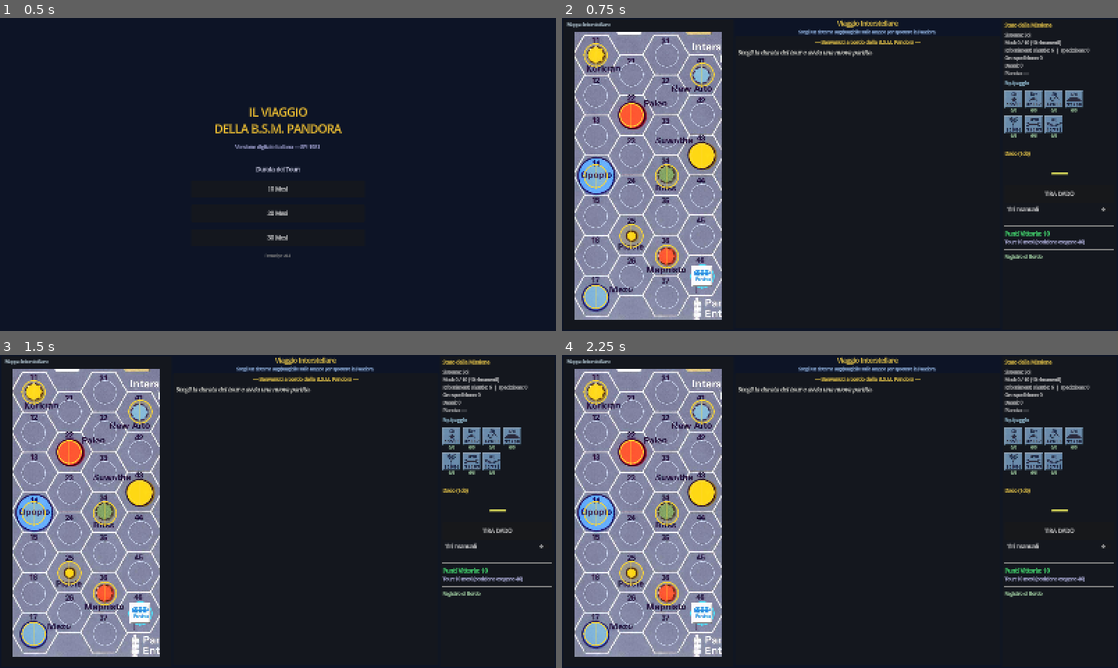
Above: before the commit, frames 1-4 (two rows, left to right).
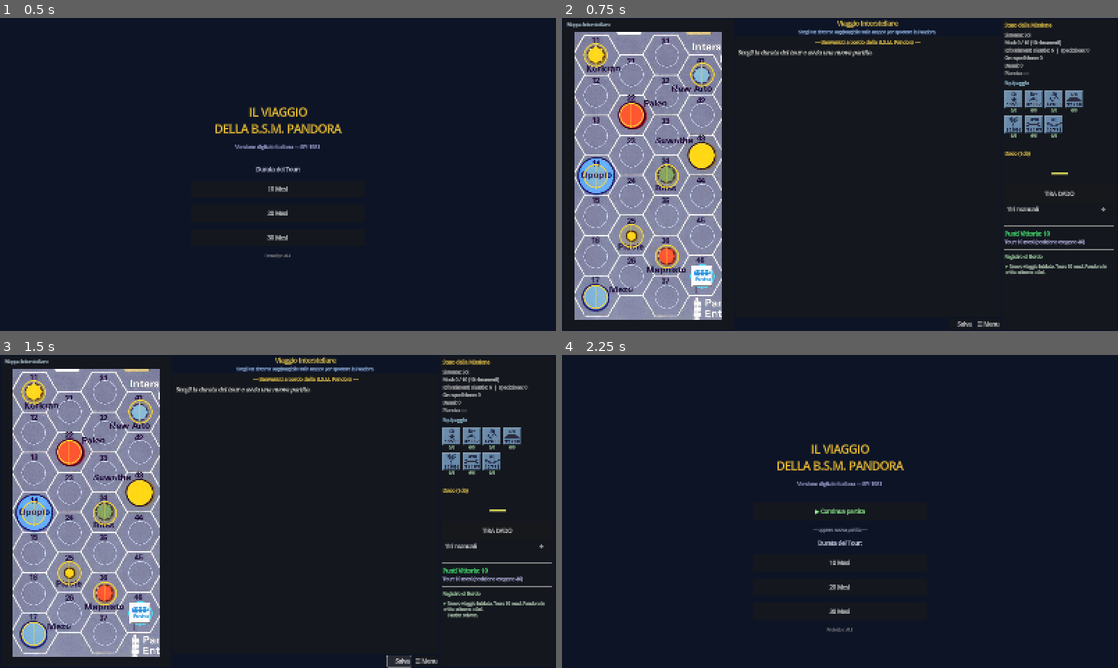
Above: after the commit, the same moments.

Repository: Tannoiser2/voyage-of-BSM-Pandora
Game: Godot game, scene res://scenes/Main.tscn
Two runs of this game, one before a commit and one after it. Both use one fixed random seed, a clock stepped at 60 frames per second and the inputs below.
Inputs (mouse positions are in pixels of both pictures, inside the frame that each line leads up to):
- Up to frame 1 (0.5 s): no input
- Up to frame 2 (0.75 s): click "10 Mesi" at 0.5 s
- Up to frame 3 (1.5 s): click (400, 661) at 1.25 s, where only the run after the commit has a clickable "💾 Salva"
- Up to frame 4 (2.25 s): click (990, 661) at 2 s, where only the run after the commit has a clickable "☰ Menu"

Frame 1 is identical in both runs. In frame 2, 0.3% of the frame differs, in the area x 71-98%, y 78-99%; in frame 3, 0.5%; in frame 4, 30%, in the area x 0-100%, y 0-97%.

Commit message:
Salvataggio/caricamento, audio di feedback e diario di bordo persistente
Salva/Carica (1):
- GameState.save_game/load_game/has_save: serializza l'intero stato su
  user://savegame.json (tour, posizione, equipaggio, spedizione, incontro,
  environ_grid, diario). Numeri JSON ricondotti a int; chiavi environ a intero.
- MainMenu: «Continua partita» se esiste un salvataggio.
- GameScreen: pulsanti «Salva» e «Menu» nella barra azioni.

Audio/feedback (4):
- Effetti WAV generati (click, page, encounter, success, hit, save) in
  assets/audio, caricati all'avvio e riprodotti sugli eventi chiave
  (incontro, esito combattimento, cambio paragrafo, salvataggio).
- Transizione di dissolvenza del testo al cambio paragrafo.
- Degrada in silenzio se un asset non è disponibile.

Diario di bordo (2):
- Registro ricostruito da log_entries all'avvio/caricamento, con icone e
  colori per categoria (incontro, PV, danni, navigazione, salvataggio).

https://claude.ai/code/session_01S8moVytLqzBh7UZi8APKk5

Diff:
--- a/godot/scripts/GameScreen.gd
+++ b/godot/scripts/GameScreen.gd
@@ -19,6 +19,10 @@
 var _prep_updating: bool = false
 var choices_box: VBoxContainer
 
+# Audio: effetti brevi caricati all'avvio (feedback sugli eventi chiave)
+var sfx: AudioStreamPlayer
+var _sounds: Dictionary = {}
+
 # Overlay della mappa interstellare reale (Voyage Map.jpg)
 # Coordinate ricavate per calibrazione dai cerchi dei sistemi stellari sull'originale.
 const INTER_REGION := Rect2(34, 1346, 336, 656)
@@ -31,7 +35,9 @@
 
 func _ready() -> void:
 	_build_ui()
+	_init_audio()
 	_connect_signals()
+	_render_full_log()
 	_update_display()
 	# Ripristina la visualizzazione corrente al (ri)entro nella scena
 	if not GameState.current_creature.is_empty():
@@ -303,6 +309,23 @@
 	btn_repair.visible = false
 	btn_repair.pressed.connect(_on_repair)
 	actions_hbox.add_child(btn_repair)
+
+	# Spaziatore per spingere Salva/Menu a destra
+	var spacer := Control.new()
+	spacer.size_flags_horizontal = Control.SIZE_EXPAND_FILL
+	actions_hbox.add_child(spacer)
+
+	var btn_save := Button.new()
+	btn_save.name = "BtnSave"
+	btn_save.text = "💾 Salva"
+	btn_save.pressed.connect(_on_save)
+	actions_hbox.add_child(btn_save)
+
+	var btn_menu := Button.new()
+	btn_menu.name = "BtnMenu"
+	btn_menu.text = "☰ Menu"
+	btn_menu.pressed.connect(_on_menu)
+	actions_hbox.add_child(btn_menu)
 
 	# (Il Registro di Bordo è nel pannello destro, in basso.)
 
@@ -744,6 +767,30 @@
 			else:
 				_refresh_environ_buttons()
 
+func _init_audio() -> void:
+	sfx = AudioStreamPlayer.new()
+	sfx.name = "Sfx"
+	add_child(sfx)
+	for key in ["click", "page", "encounter", "success", "hit", "save"]:
+		var p := "res://assets/audio/%s.wav" % key
+		if ResourceLoader.exists(p):
+			_sounds[key] = load(p)
+
+# Riproduce un effetto sonoro (no-op se l'asset non è disponibile).
+func _play(key: String) -> void:
+	if sfx and _sounds.has(key):
+		sfx.stream = _sounds[key]
+		sfx.play()
+
+# Breve dissolvenza in entrata del testo del paragrafo, come "cambio pagina".
+func _flash_paragraph() -> void:
+	var pd := find_child("ParagraphText", true, false) as Control
+	if not pd:
+		return
+	pd.modulate = Color(1, 1, 1, 0.15)
+	var tw := create_tween()
+	tw.tween_property(pd, "modulate", Color(1, 1, 1, 1), 0.22)
+
 func _connect_signals() -> void:
 	GameState.phase_changed.connect(_on_phase_changed)
 	GameState.state_updated.connect(_update_display)
@@ -753,6 +800,11 @@
 	GameState.encounter_ended.connect(_on_encounter_ended)
 	GameState.environ_changed.connect(_on_environ_changed)
 	GameState.die_rolled.connect(_on_die_rolled)
+	GameState.combat_resolved.connect(_on_combat_resolved)
+	GameState.game_saved.connect(func(): _play("save"))
+
+func _on_combat_resolved(result: String, _detail: String) -> void:
+	_play("success" if result in ["AE", "DR"] else "hit")
 
 func _on_environ_changed() -> void:
 	_update_left_panel_mode()
@@ -1457,7 +1509,15 @@
 	GameState.repair_gear()
 	_show_expedition_panel()
 
+func _on_save() -> void:
+	GameState.save_game()
+
+func _on_menu() -> void:
+	# Torna al menu principale (lo stato resta in memoria; usa Salva per conservarlo).
+	get_tree().change_scene_to_file("res://scenes/MainMenu.tscn")
+
 func _on_encounter_started(creature_name: String) -> void:
+	_play("encounter")
 	_clear_choices()
 	var cdata := GameData.get_creature(creature_name)
 	var title_lbl := find_child("ParaTitle", true, false) as Label
@@ -1578,6 +1638,8 @@
 	return s
 
 func _on_paragraph_request(para_num: int) -> void:
+	_play("page")
+	_flash_paragraph()
 	current_para_num = para_num
 	var text := GameData.get_paragraph_text(para_num)
 
@@ -1682,6 +1744,7 @@
 	if lbl: lbl.visible = false
 
 func _on_choice_selected(para: int) -> void:
+	_play("click")
 	GameState.show_paragraph(para)
 
 func _on_meta_clicked(meta) -> void:
@@ -1689,9 +1752,37 @@
 	if n > 0:
 		GameState.show_paragraph(n)
 
+# Colore/icona per la voce di diario in base al contenuto (regola: solo estetica).
+func _log_decorate(msg: String) -> String:
+	var low := msg.to_lower()
+	var icon := "▸"
+	var col := "#aaffaa"
+	if "incontro" in low or "creatura" in low:
+		icon = "✦"; col = "#ffd24d"
+	elif "punti vittoria" in low or " pv" in low or "+pv" in low:
+		icon = "★"; col = "#ffe27a"
+	elif "salvata" in low or "caricata" in low:
+		icon = "💾"; col = "#9fc6e0"
+	elif "ucciso" in low or "danno" in low or "resistenza" in low or "danneggiat" in low:
+		icon = "✖"; col = "#ff8866"
+	elif "arriva" in low or "orbita" in low or "spedizione" in low or "atterr" in low:
+		icon = "➤"; col = "#9fe0a0"
+	return "[color=%s]%s[/color] %s" % [col, icon, msg]
+
+# Ricostruisce l'intero Registro di Bordo dalle voci salvate (usato all'avvio
+# e dopo un caricamento di partita).
+func _render_full_log() -> void:
+	if not log_display:
+		return
+	log_display.clear()
+	var lines: Array = []
+	for e in GameState.log_entries:
+		lines.append(_log_decorate(str(e)))
+	log_display.append_text("\n".join(lines))
+
 func _on_message(msg: String) -> void:
 	if log_display:
-		log_display.append_text("\n[color=#aaffaa]▸[/color] " + msg)
+		log_display.append_text("\n" + _log_decorate(msg))
 
 	var hint_lbl := find_child("DiceHint", true, false) as Label
 	if hint_lbl and GameState.awaiting_die_roll:
--- a/godot/scripts/GameState.gd
+++ b/godot/scripts/GameState.gd
@@ -7,6 +7,7 @@
 signal encounter_started(creature_name: String)
 signal encounter_ended
 signal combat_resolved(result: String, detail: String)
+signal game_saved
 
 enum Phase {
 	MAIN_MENU,
@@ -121,6 +122,119 @@
 
 	set_phase(Phase.INTERSTELLAR)
 	add_log("Nuovo viaggio iniziato. Tour: %d mesi. Pandora in orbita attorno a Sol." % tour_length)
+
+# --- Salvataggio / caricamento della partita -------------------------------
+const SAVE_PATH := "user://savegame.json"
+const SAVE_VERSION := 1
+
+func has_save() -> bool:
+	return FileAccess.file_exists(SAVE_PATH)
+
+# Serializza l'intero stato di gioco su disco (user://). Restituisce true se ok.
+func save_game() -> bool:
+	var d := {
+		"version": SAVE_VERSION,
+		"saved_at": Time.get_datetime_string_from_system(),
+		"tour_length": tour_length, "tour_set": tour_set,
+		"tour_months_used": tour_months_used, "expedition_hours": expedition_hours,
+		"shuttle_supply": shuttle_supply, "expedition_supply": expedition_supply,
+		"victory_points": victory_points,
+		"pandora_hex": pandora_hex, "current_system": current_system, "current_planet": current_planet,
+		"current_phase": int(current_phase), "current_paragraph": current_paragraph,
+		"awaiting_die_roll": awaiting_die_roll, "pending_die_purpose": pending_die_purpose,
+		"manual_dice": manual_dice,
+		"crew": crew, "visited_systems": visited_systems, "log_entries": log_entries,
+		"planet_attrs": planet_attrs, "planet_gravity": planet_gravity,
+		"shuttle_capacity": shuttle_capacity, "expedition_units": expedition_units,
+		"expedition_gear": expedition_gear, "damaged_gear": damaged_gear,
+		"planned_supply": planned_supply,
+		"current_creature": current_creature, "creature_rating": creature_rating,
+		"damage_points": damage_points, "captured_creatures": captured_creatures,
+		"creature_attr_cache": creature_attr_cache,
+		"pending_combat_shift": pending_combat_shift, "pending_no_capture": pending_no_capture,
+		"pending_kill_as_capture": pending_kill_as_capture,
+		"encounter_outcome_text": encounter_outcome_text,
+		"environ_grid": environ_grid, "expedition_pos": expedition_pos,
+		"landing_hex": landing_hex, "current_environ_id": current_environ_id,
+	}
+	var f := FileAccess.open(SAVE_PATH, FileAccess.WRITE)
+	if f == null:
+		add_log("Errore: impossibile salvare la partita.")
+		return false
+	f.store_string(JSON.stringify(d, "\t"))
+	f.close()
+	add_log("Partita salvata.")
+	game_saved.emit()
+	return true
+
+# Ricarica lo stato dal file di salvataggio. I numeri JSON tornano come float,
+# quindi i campi interi sono riconvertiti; le chiavi di environ_grid (id esagono)
+# tornano stringa e vanno riportate a intero.
+func load_game() -> bool:
+	if not has_save():
+		return false
+	var f := FileAccess.open(SAVE_PATH, FileAccess.READ)
+	if f == null:
+		return false
+	var txt := f.get_as_text()
+	f.close()
+	var data: Variant = JSON.parse_string(txt)
+	if typeof(data) != TYPE_DICTIONARY:
+		return false
+	var d: Dictionary = data
+	tour_length = int(d.get("tour_length", 20))
+	tour_set = str(d.get("tour_set", "20"))
+	tour_months_used = int(d.get("tour_months_used", 0))
+	expedition_hours = int(d.get("expedition_hours", 0))
+	shuttle_supply = int(d.get("shuttle_supply", 6))
+	expedition_supply = int(d.get("expedition_supply", 0))
+	victory_points = int(d.get("victory_points", 0))
+	pandora_hex = int(d.get("pandora_hex", 46))
+	current_system = str(d.get("current_system", "Sol"))
+	current_planet = str(d.get("current_planet", ""))
+	current_phase = int(d.get("current_phase", Phase.INTERSTELLAR))
+	current_paragraph = int(d.get("current_paragraph", 0))
+	awaiting_die_roll = bool(d.get("awaiting_die_roll", false))
+	pending_die_purpose = str(d.get("pending_die_purpose", ""))
+	manual_dice = bool(d.get("manual_dice", false))
+	var cr: Variant = d.get("crew", {})
+	if typeof(cr) == TYPE_DICTIONARY:
+		for k in cr:
+			if crew.has(k):
+				crew[k]["alive"] = bool(cr[k].get("alive", true))
+				crew[k]["endurance"] = int(cr[k].get("endurance", MAX_ENDURANCE))
+	visited_systems = d.get("visited_systems", [])
+	log_entries = d.get("log_entries", [])
+	planet_attrs = d.get("planet_attrs", {})
+	planet_gravity = str(d.get("planet_gravity", "Earth like"))
+	shuttle_capacity = int(d.get("shuttle_capacity", 80))
+	expedition_units = d.get("expedition_units", [])
+	expedition_gear = d.get("expedition_gear", [])
+	damaged_gear = d.get("damaged_gear", [])
+	planned_supply = int(d.get("planned_supply", 6))
+	current_creature = str(d.get("current_creature", ""))
+	creature_rating = int(d.get("creature_rating", 0))
+	damage_points = int(d.get("damage_points", 0))
+	captured_creatures = d.get("captured_creatures", [])
+	creature_attr_cache = {}
+	var cac: Variant = d.get("creature_attr_cache", {})
+	if typeof(cac) == TYPE_DICTIONARY:
+		for k in cac:
+			creature_attr_cache[k] = int(cac[k])
+	pending_combat_shift = int(d.get("pending_combat_shift", 0))
+	pending_no_capture = bool(d.get("pending_no_capture", false))
+	pending_kill_as_capture = bool(d.get("pending_kill_as_capture", false))
+	encounter_outcome_text = str(d.get("encounter_outcome_text", ""))
+	environ_grid = {}
+	var eg: Variant = d.get("environ_grid", {})
+	if typeof(eg) == TYPE_DICTIONARY:
+		for k in eg:
+			environ_grid[int(k)] = eg[k]
+	expedition_pos = int(d.get("expedition_pos", 0))
+	landing_hex = int(d.get("landing_hex", 0))
+	current_environ_id = int(d.get("current_environ_id", 0))
+	add_log("Partita caricata.")
+	return true
 
 func set_phase(p: Phase) -> void:
 	current_phase = p
--- a/godot/scripts/MainMenu.gd
+++ b/godot/scripts/MainMenu.gd
@@ -34,6 +34,22 @@
 	var sep := HSeparator.new()
 	vbox.add_child(sep)
 
+	# Continua: visibile solo se esiste un salvataggio su disco.
+	if GameState.has_save():
+		var continue_btn := Button.new()
+		continue_btn.text = "▶ Continua partita"
+		continue_btn.custom_minimum_size = Vector2(200, 50)
+		continue_btn.add_theme_color_override("font_color", Color(0.6, 1.0, 0.6))
+		continue_btn.pressed.connect(_on_continue)
+		vbox.add_child(continue_btn)
+
+		var nuovo_label := Label.new()
+		nuovo_label.text = "— oppure nuova partita —"
+		nuovo_label.horizontal_alignment = HORIZONTAL_ALIGNMENT_CENTER
+		nuovo_label.add_theme_font_size_override("font_size", 12)
+		nuovo_label.add_theme_color_override("font_color", Color(0.6, 0.6, 0.7))
+		vbox.add_child(nuovo_label)
+
 	var tour_label := Label.new()
 	tour_label.text = "Durata del Tour:"
 	tour_label.horizontal_alignment = HORIZONTAL_ALIGNMENT_CENTER
@@ -57,3 +73,7 @@
 func _on_tour_selected(tour_length: int) -> void:
 	GameState.start_new_game(tour_length)
 	get_tree().change_scene_to_file("res://scenes/GameScreen.tscn")
+
+func _on_continue() -> void:
+	if GameState.load_game():
+		get_tree().change_scene_to_file("res://scenes/GameScreen.tscn")
Not shown, added: godot/assets/audio/click.wav
Not shown, added: godot/assets/audio/encounter.wav
Not shown, added: godot/assets/audio/hit.wav
Not shown, added: godot/assets/audio/page.wav
Not shown, added: godot/assets/audio/save.wav
Not shown, added: godot/assets/audio/success.wav
